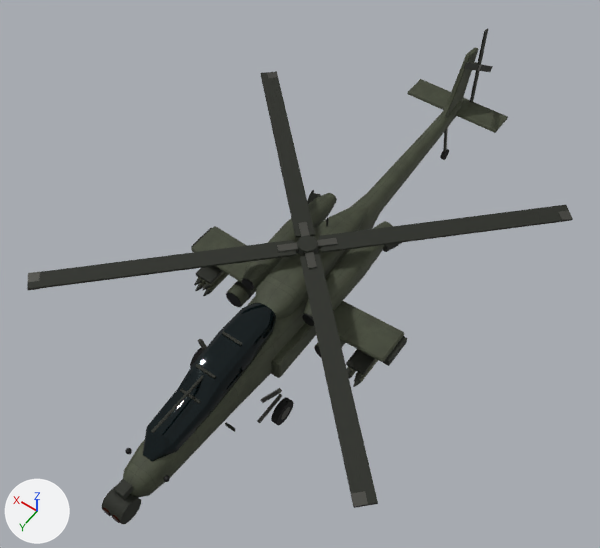
An edit to the glTF model assets/apache.glb, drawn before and after from the same camera.
One viewpoint serves both versions: a 50 mm camera at (-8.18, 12.04, 20.43) aimed at (0.23, 0.27, 1.93). Every picture has the same lights, and +X, +Y and +Z are marked at lower left. The picture after the commit comes second.

Names of what the first picture shows: 'RompMesh', 'RotorMesh' and 1 more.
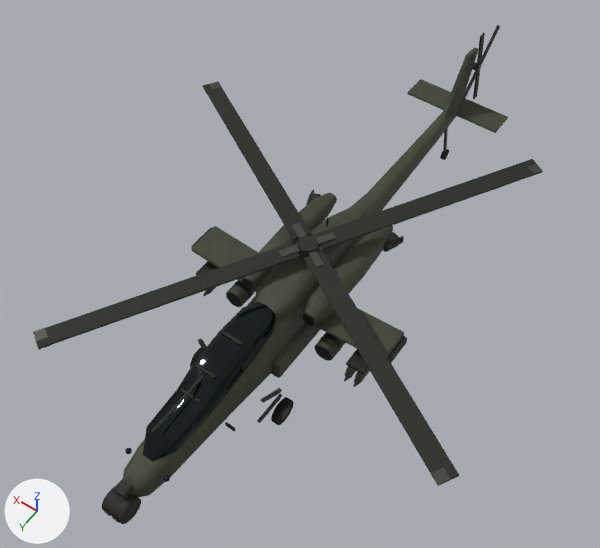
ob_rotor is not drawn itself; it is the parent of ob_rotormesh.
ob_staartrotor is not drawn itself; it is the parent of ob_staartrotormesh.

What changed in the scene script:
```text
Change ob_rotor:
    ob_rotor.rotation_euler: (0.0, 0.0, 0.0) -> (0.0, 0.0, 0.262)  # degrees (0, 0, 0) -> degrees (0, 0, 15)
Change ob_staartrotor:
    ob_staartrotor.rotation_euler: (0.0, 0.0, 0.0) -> (0.784, 0.0, 0.0)  # degrees (0, 0, 0) -> degrees (45, 0, 0)
```

Boxes [x1, y1, x2, y2] around the edits, measured in the pictures (600 x 548 px):
'RotorMesh', turned
    before: [27, 71, 573, 508]
    after: [33, 81, 543, 486]
'StaartrotorMesh', turned
    before: [463, 28, 493, 102]
    after: [457, 25, 500, 109]
